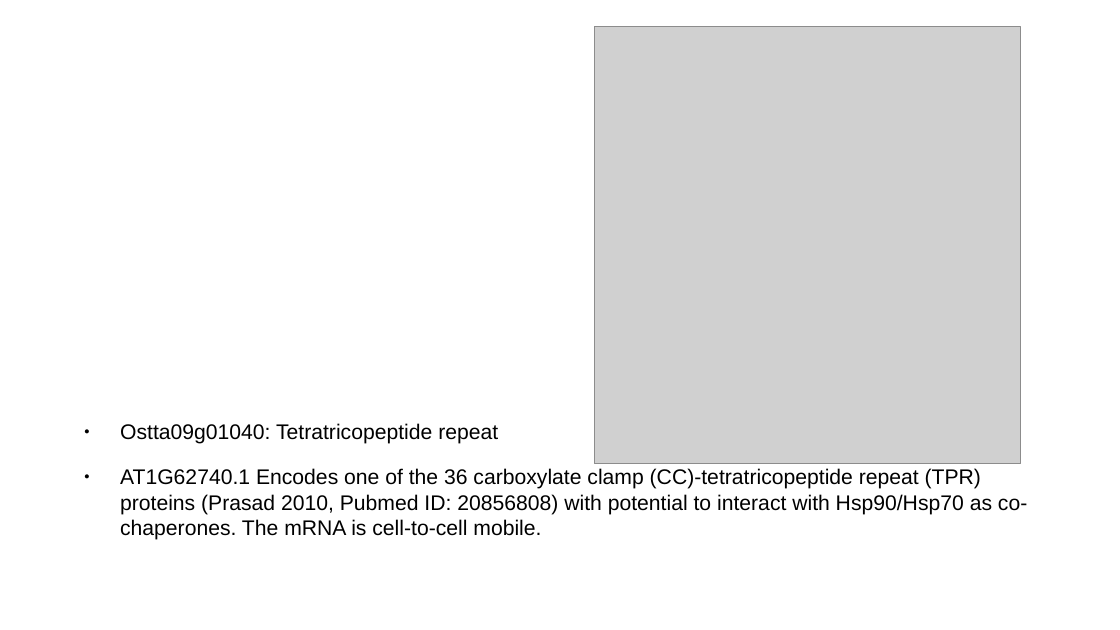
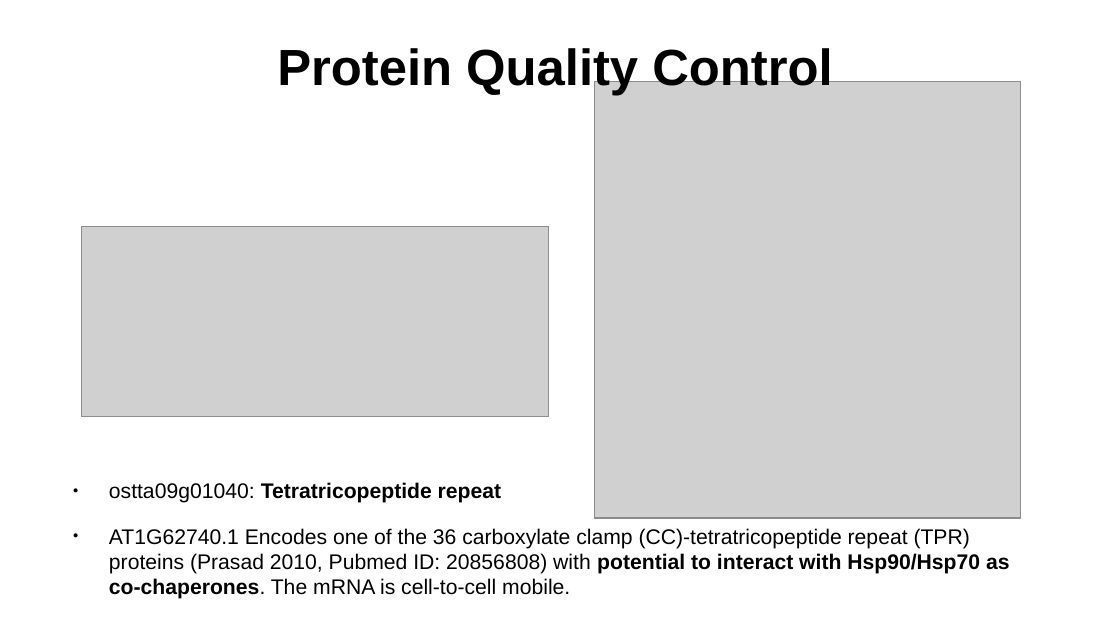
Before and after one commit to XristinaAr/ECTOR, a slide deck: slide 38 of presentations/presentation_k27.odp (slide 37 before the commit). Drawn at 1120x630 pixels with LibreOffice and Linux fonts; fonts in the diff are those of the drawing; grey boxes stand for pictures. Boxes give left, top, right and bottom in pixels: in the first picture for what was removed or moved away, otherwise in the second. Text is boxed around its words. In the diff, an @@ line names an element or a change of style, - is before the commit and + after.

```diff
--- a/presentations/presentation_k27.odp
+++ b/presentations/presentation_k27.odp
@@ text added at box(277, 44, 832, 95), 36 pt, text #000000, bold @@
+Protein Quality Control
@@ picture: place and size @@
-picture at box(595, 26, 1021, 463)
+picture at box(595, 81, 1021, 518)
@@ picture added at box(81, 227, 549, 417) @@
@@ text "ostta09g01040: Tetratricopeptide repeat": place and size @@
-text "ostta09g01040: Tetratricopeptide repeat" at box(120, 423, 1027, 540)
+text "ostta09g01040: Tetratricopeptide repeat" at box(109, 482, 1010, 599)
@@ text at box(109, 482, 501, 503): text changed; bold on @@
-● Ostta09g01040: Tetratricopeptide repeat
+● ostta09g01040: Tetratricopeptide repeat
@@ text at box(109, 528, 1010, 599): bold on in "potential to interact with Hsp90/Hsp70 as co-chaperones." @@
```
Also in this commit, not shown: 14 other slides changed, 4 slides added, 1 slide removed, 20 other files.
